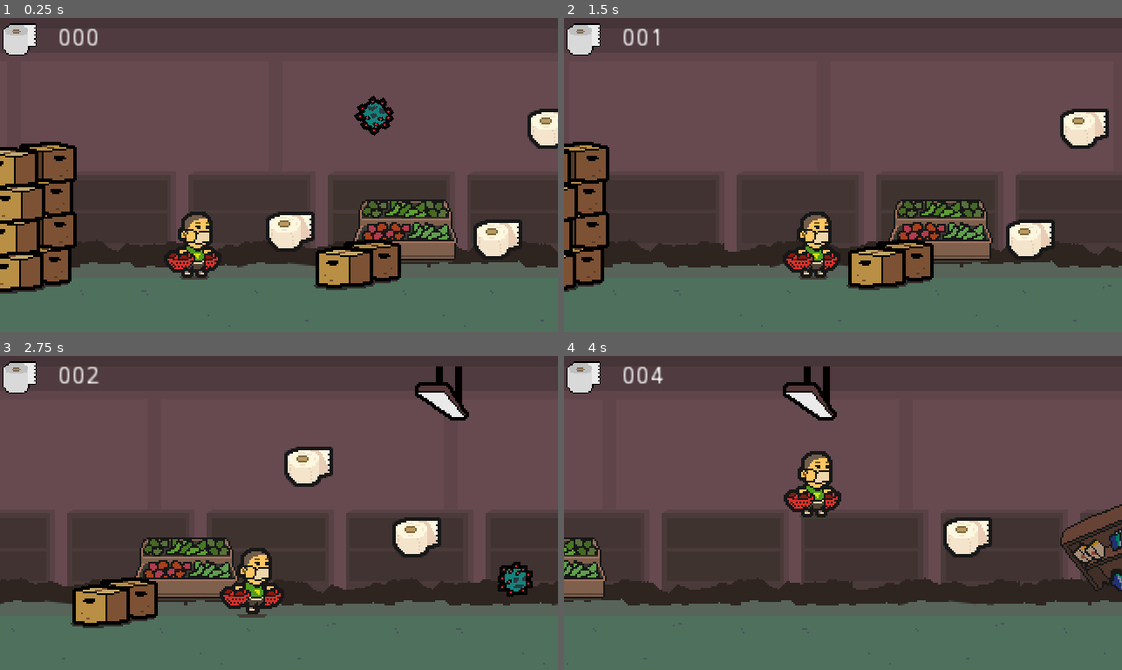
Above: before the commit, frames 1-4 (two rows, left to right).
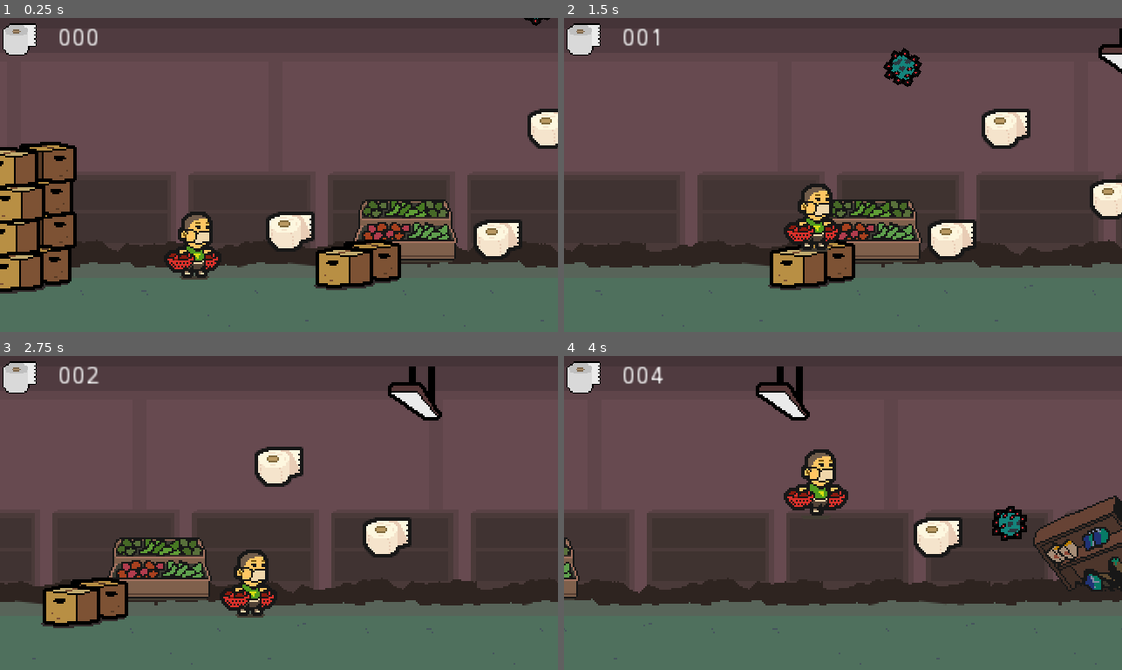
Above: after the commit, the same moments.

Repository: progsource/ssj2020_1
Game: Godot game, scene res://scenes/Game.tscn
Same seed, same stepped clock (60 frames per second), same inputs: the game is played once before the commit and once after it.
Inputs:
- Up to frame 1 (0.25 s): no input
- Up to frame 2 (1.5 s): hold Right (ui_right) from 0.53 s (still down); tap Space (ui_select) at 0.77 s
- Up to frame 3 (2.75 s): tap Space (ui_select) at 1.52 s; release Right (ui_right) at 2.03 s; hold Left (ui_left) from 2.03 s (still down)
- Up to frame 4 (4 s): release Left (ui_left) at 2.78 s; hold Right (ui_right) from 2.78 s (still down); tap Space (ui_select) at 3.02, 3.77 s

The runs differ from the first frame. In frame 1, 0.6% of the frame differs, in the area x 63-99%, y 0-38%; in frame 2, 20%, in the area x 0-100%, y 3-99%; in frame 3, 15%; in frame 4, 12%.

Commit message:
virus position

Diff:
--- a/code/scenes/Game.tscn
+++ b/code/scenes/Game.tscn
@@ -28,10 +28,10 @@
 [node name="Virus2" type="Node" parent="."]
 
 [node name="Virus" parent="Virus2" instance=ExtResource( 3 )]
-position = Vector2( 340, 128 )
+position = Vector2( 441.924, 96.0329 )
 
 [node name="MagneticVirus" parent="Virus2" instance=ExtResource( 9 )]
-position = Vector2( 128, 50 )
+position = Vector2( 221.122, -12.5443 )
 
 [node name="boxes" type="Node" parent="."]
 
